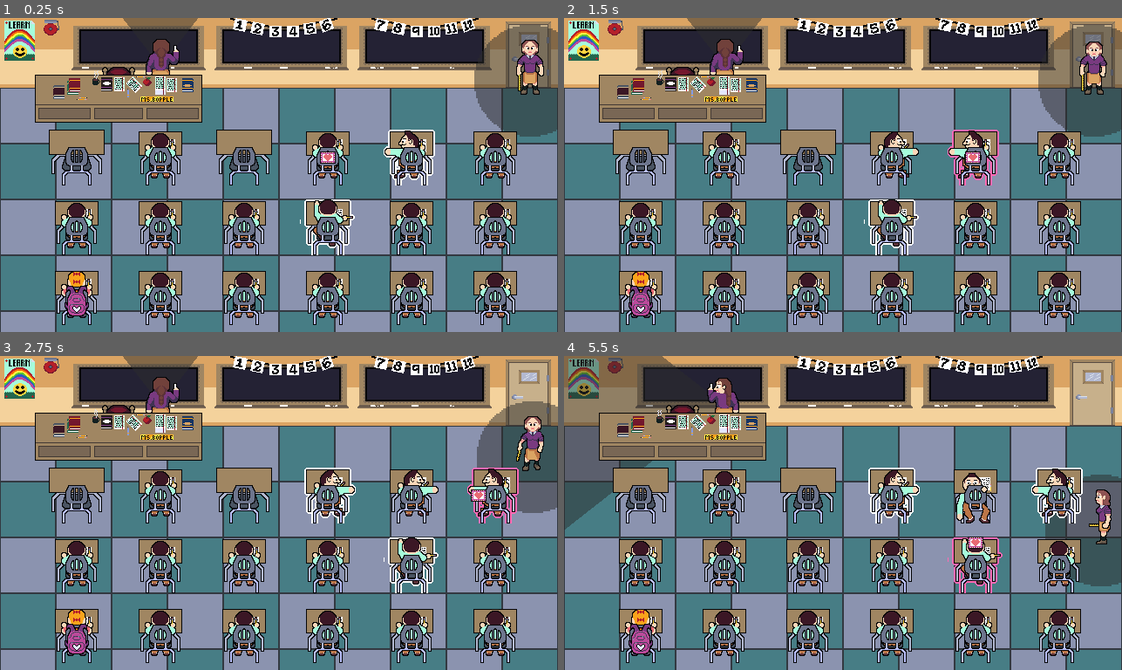
Above: before the commit, frames 1-4 (two rows, left to right).
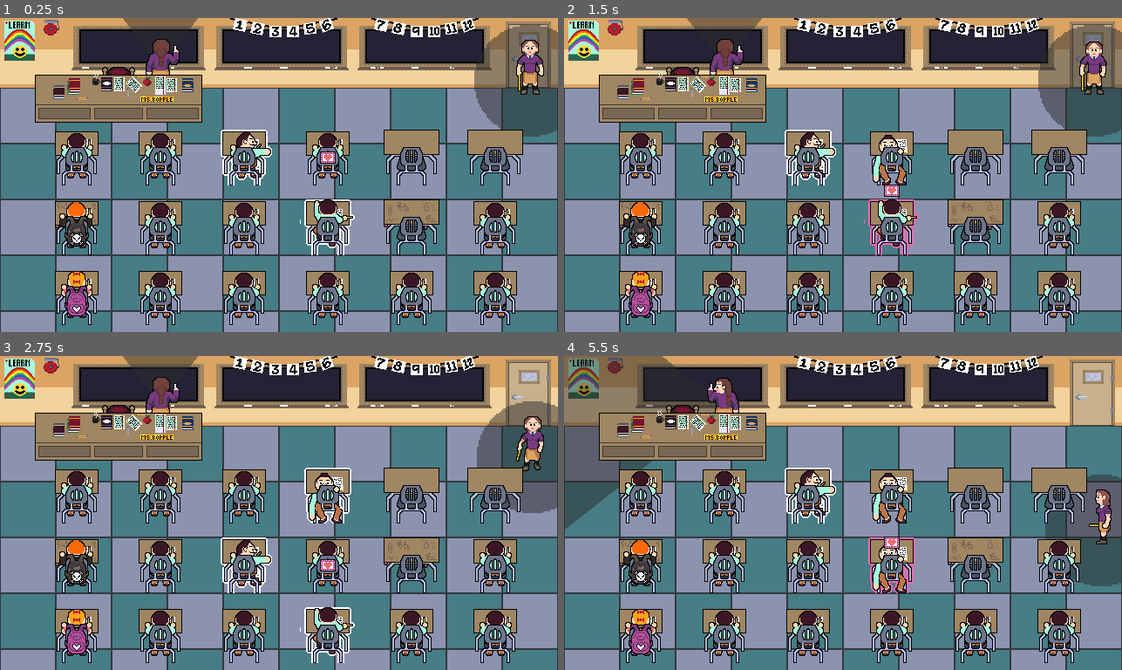
Above: after the commit, the same moments.

Repository: RacBrosGaming/Love-Note
Game: Godot game, scene res://Levels/class_room.tscn
Same seed, same stepped clock (60 frames per second), same inputs: the game is played once before the commit and once after it. The engine's default icon, where the game draws it, is replaced by a stand-in: a white triangle on a blue panel in a dark square.
Inputs (mouse positions are in pixels of both pictures, inside the frame that each line leads up to):
- Up to frame 1 (0.25 s): no input
- Up to frame 2 (1.5 s): move the mouse to (642, 228) at 0.52 s; hold Right (right) 0.53-1.28 s; hold Space (select) 0.53-1.28 s; click (642, 228) at 0.67 s; move the mouse to (725, 156) at 1.27 s; hold Down (down) from 1.28 s (still down); tap Space (select) at 1.35 s; click (725, 156) at 1.42 s
- Up to frame 3 (2.75 s): move the mouse to (161, 566) at 2.02 s; release Down (down) at 2.03 s; hold Right (right) from 2.03 s (still down); hold Space (select) from 2.03 s (still down); click (161, 566) at 2.17 s
- Up to frame 4 (5.5 s): move the mouse to (725, 635) at 2.77 s; release Right (right) at 2.78 s; release Space (select) at 2.78 s; hold Up (up) 2.78-3.53 s; tap Space (select) at 2.85, 4.35 s; click (725, 635) at 2.92 s; move the mouse to (809, 566) at 3.52 s; hold Space (select) 3.53-4.28 s; hold Left (left) 3.53-5.03 s; click (809, 566) at 3.67 s; move the mouse to (809, 635) at 4.27 s; click (809, 635) at 4.42 s; move the mouse to (893, 566) at 5.02 s; hold Down (down) from 5.03 s (still down); hold Space (select) from 5.03 s (still down); click (893, 566) at 5.17 s

The runs differ from the first frame. In frame 1, 5.0% of the frame differs, in the area x 8-94%, y 35-87%; in frame 2, 6.0%; in frame 3, 6.8%, in the area x 8-94%, y 35-98%; in frame 4, 6.8%.

Commit message:
Adding a bully

Diff:
--- a/Levels/class_room.gd
+++ b/Levels/class_room.gd
@@ -3,24 +3,27 @@
 @onready var teacher: Teacher = $Teacher
 @onready var teacher_assistant: TeacherAssistant = $TeacherAssistant
 @onready var grid_position: Marker2D = $GridPosition
+@onready var grid: Grid = $GridPosition/Grid
 @onready var reset_timer: Timer = $ResetTimer
 
 const GRID = preload("res://Scenes/grid.tscn")
 
 var grid_transform: Transform2D
 
-#@onready var grid: Node2D = $Grid
-#
-#var note_position: Vector2
-
-# Called when the node enters the scene tree for the first time.
 func _ready() -> void:
 	teacher.note_found.connect(_on_note_found)
 	teacher_assistant.note_found.connect(_on_note_found)
+	connect_bully_to_teacher_assistant()
 
-# Called every frame. 'delta' is the elapsed time since the previous frame.
-func _process(_delta: float) -> void:
-	pass
+func connect_bully_to_teacher_assistant() -> void:
+	for scene: Node2D in grid.desks.scenes.values():
+		if scene is DeskBully:
+			var desk_bully := scene as DeskBully
+			if is_instance_valid(desk_bully):
+				desk_bully.call_teacher.connect(_call_teacher)
+
+func _call_teacher(target_position: Vector2) -> void:
+	teacher_assistant.move_to_position(target_position)
 
 func _on_note_found(note: Note) -> void:
 	teacher.discover_note(note)
@@ -32,6 +35,7 @@
 		var children := grid_position.get_children()
 		for child in children:
 			child.queue_free()
-		var grid := GRID.instantiate()
+		grid = GRID.instantiate()
 		grid_position.add_child(grid)
 		teacher_assistant.grid = grid
+		connect_bully_to_teacher_assistant()
--- a/NPCs/teacher_assistant.gd
+++ b/NPCs/teacher_assistant.gd
@@ -114,15 +114,18 @@
 	if is_instance_valid(note):
 		await note.stopped_moving
 		found_note = true
-		var target_cell := grid.convert_position_to_cell(note.global_position)
-		var left_of_note := Vector2i(target_cell.x - 1, target_cell.y)
-		var right_of_note := Vector2i(target_cell.x + 1, target_cell.y)
-		var left_path := get_walk_path(left_of_note)
-		var right_path := get_walk_path(right_of_note)
-		var left_size := left_path.size()
-		var right_size := right_path.size()
-		if !left_path.is_empty() && left_size < right_size:
-			walk_path = left_path
-		else:
-			walk_path = right_path
-		moving = true
+		move_to_position(note.global_position)
+
+func move_to_position(goal_position: Vector2) -> void:
+	var target_cell := grid.convert_position_to_cell(goal_position)
+	var left_of_position := Vector2i(target_cell.x - 1, target_cell.y)
+	var right_of_position := Vector2i(target_cell.x + 1, target_cell.y)
+	var left_path := get_walk_path(left_of_position)
+	var right_path := get_walk_path(right_of_position)
+	var left_size := left_path.size()
+	var right_size := right_path.size()
+	if !left_path.is_empty() && left_size < right_size:
+		walk_path = left_path
+	else:
+		walk_path = right_path
+	moving = true
--- a/Scenes/desk.gd
+++ b/Scenes/desk.gd
@@ -11,25 +11,35 @@
 @export var kids: Array[Texture2D] = []
 @export var goal_sprite: Texture2D
 
-const KID_IDLE_FRAME := 0
-const KID_LEFT_FRAME := 2
-const KID_RIGHT_FRAME := 3
-const KID_UP_FRAME := 4
-const KID_DOWN_FRAME := 5
-const KID_FRAMES := 6
-const KID_DIRECTION := {
-	Vector2i.ZERO: KID_IDLE_FRAME,
-	Vector2i.LEFT: KID_LEFT_FRAME,
-	Vector2i.RIGHT: KID_RIGHT_FRAME,
-	Vector2i.UP: KID_UP_FRAME,
-	Vector2i.DOWN: KID_DOWN_FRAME,
+@export var  kid_idle_frame := 0
+@export var  kid_left_frame := 2
+@export var  kid_right_frame := 3
+@export var  kid_up_frame := 4
+@export var  kid_down_frame := 5
+@export var  kid_frames := 6
+
+@onready var kid_direction := {
+	Vector2i.ZERO: kid_idle_frame,
+	Vector2i.LEFT: kid_left_frame,
+	Vector2i.RIGHT: kid_right_frame,
+	Vector2i.UP: kid_up_frame,
+	Vector2i.DOWN: kid_down_frame,
 }
 
+var has_note: bool: set = set_has_note
+var note: Note: set = set_note
 var active: bool: set = set_active
 var hovered: bool: set = set_hover
 var direction: Vector2i: set = set_direction
 var pending_hover := false
 var goal: bool: set = set_goal
+
+func set_note(value: Note) -> void:
+	note = value
+	set_has_note(is_instance_valid(value))
+
+func set_has_note(value: bool) -> void:
+	has_note = value
 
 func set_active(value: bool) -> void:
 	active = value
@@ -50,12 +60,12 @@
 		play_idle()
 	else:
 		animation_player.stop()
-	sprite_2d.frame = KID_DIRECTION[direction]
+	sprite_2d.frame = kid_direction[direction]
 
 func _ready() -> void:
 	if !kids.is_empty():
 		sprite_2d.texture = kids[randi_range(0, kids.size() - 1)]
-		sprite_2d.hframes = KID_FRAMES
+		sprite_2d.hframes = kid_frames
 	input_event.connect(_on_input_event)
 	mouse_entered.connect(_on_mouse_entered)
 	mouse_exited.connect(_on_mouse_exited)
--- /dev/null
+++ b/Scenes/desk_bully.gd
@@ -0,0 +1,19 @@
+extends Desk
+class_name DeskBully
+
+signal call_teacher(target_position: Vector2)
+
+func set_has_note(value: bool) -> void:
+	has_note = value
+	if has_note:
+		animation_player.play("taunt")
+		call_teacher.emit(note.global_position)
+
+func set_direction(value: Vector2i) -> void:
+	direction = value
+	if direction == Vector2i.ZERO:
+		if !has_note:
+			play_idle()
+	else:
+		animation_player.stop()
+		sprite_2d.frame = kid_direction[direction]
--- /dev/null
+++ b/Scenes/desk_bully.tscn
@@ -0,0 +1,90 @@
+[gd_scene load_steps=10 format=3 uid="uid://dstfh7u2o7dj"]
+
+[ext_resource type="PackedScene" uid="uid://dnhrpo8g4oeh1" path="res://Scenes/desk.tscn" id="1_1y0ee"]
+[ext_resource type="Shader" path="res://Scenes/desk.gdshader" id="2_6ptw8"]
+[ext_resource type="Script" path="res://Scenes/desk_bully.gd" id="2_ahy8o"]
+[ext_resource type="Texture2D" uid="uid://dvxy7cxv2ouu1" path="res://Assets/Desk/spritesheet_bully_1.png" id="3_a4mkw"]
+
+[sub_resource type="ShaderMaterial" id="ShaderMaterial_34p3m"]
+resource_local_to_scene = true
+shader = ExtResource("2_6ptw8")
+shader_parameter/enabled = false
+shader_parameter/color = Color(1, 1, 1, 1)
+shader_parameter/width = 2.0
+shader_parameter/pattern = 0
+shader_parameter/inside = false
+shader_parameter/add_margins = false
+shader_parameter/number_of_images = Vector2(1, 1)
+
+[sub_resource type="Animation" id="Animation_wf4wy"]
+length = 0.001
+tracks/0/type = "value"
+tracks/0/imported = false
+tracks/0/enabled = true
+tracks/0/path = NodePath("Sprite2D:frame")
+tracks/0/interp = 1
+tracks/0/loop_wrap = true
+tracks/0/keys = {
+"times": PackedFloat32Array(0),
+"transitions": PackedFloat32Array(1),
+"update": 1,
+"values": [0]
+}
+
+[sub_resource type="Animation" id="Animation_yis32"]
+resource_name = "idle"
+length = 0.66
+loop_mode = 1
+step = 0.3
+tracks/0/type = "value"
+tracks/0/imported = false
+tracks/0/enabled = true
+tracks/0/path = NodePath("Sprite2D:frame")
+tracks/0/interp = 1
+tracks/0/loop_wrap = true
+tracks/0/keys = {
+"times": PackedFloat32Array(0, 0.3),
+"transitions": PackedFloat32Array(1, 1),
+"update": 1,
+"values": [0, 1]
+}
+
+[sub_resource type="Animation" id="Animation_ejl6i"]
+resource_name = "taunt"
+length = 0.8
+loop_mode = 1
+tracks/0/type = "value"
+tracks/0/imported = false
+tracks/0/enabled = true
+tracks/0/path = NodePath("Sprite2D:frame")
+tracks/0/interp = 1
+tracks/0/loop_wrap = true
+tracks/0/keys = {
+"times": PackedFloat32Array(0, 0.4),
+"transitions": PackedFloat32Array(1, 1),
+"update": 1,
+"values": [6, 7]
+}
+
+[sub_resource type="AnimationLibrary" id="AnimationLibrary_dbgo1"]
+_data = {
+"RESET": SubResource("Animation_wf4wy"),
+"idle": SubResource("Animation_yis32"),
+"taunt": SubResource("Animation_ejl6i")
+}
+
+[node name="DeskBully" instance=ExtResource("1_1y0ee")]
+script = ExtResource("2_ahy8o")
+kids = Array[Texture2D]([ExtResource("3_a4mkw")])
+goal_sprite = null
+kid_frames = 8
+
+[node name="Sprite2D" parent="." index="0"]
+material = SubResource("ShaderMaterial_34p3m")
+texture = ExtResource("3_a4mkw")
+hframes = 8
+
+[node name="AnimationPlayer" parent="." index="2"]
+libraries = {
+"": SubResource("AnimationLibrary_dbgo1")
+}
--- a/Scenes/grid.gd
+++ b/Scenes/grid.gd
@@ -9,7 +9,14 @@
 
 const NOTE_SCENE = preload("res://Scenes/note.tscn")
 const DESK_SCENE = preload("res://Scenes/desk.tscn")
+const DESK_BULLY_SCENE = preload("res://Scenes/desk_bully.tscn")
 const EMPTY_DESK_SCENE = preload("res://Scenes/empty_desk.tscn")
+
+@onready var desk_scenes := [
+	DESK_SCENE,
+	DESK_BULLY_SCENE,
+	EMPTY_DESK_SCENE
+]
 
 @onready var desks: TileMapLayerScene = $Desks
 @onready var a_star_debug: TileMapLayer = $AStarDebug
@@ -20,6 +27,8 @@
 var note: Note
 var start_position: Vector2i
 var end_position: Vector2i
+var bully_count := 0
+var total_bullies_allowed := 1
 
 func _ready() -> void:
 	setup_grids()
@@ -146,14 +155,15 @@
 func add_desk_to_grid(desk_scene: PackedScene, desk_position: Vector2i) -> void:
 	var desk := desk_scene.instantiate() as Node2D
 	desks.set_cell_scene(desk_position, desk)
-	a_star_grid.set_point_solid(desk_position, desk_scene != DESK_SCENE)
+	a_star_grid.set_point_solid(desk_position, desk_scene == EMPTY_DESK_SCENE)
 	npc_a_star_grid.set_point_solid(desk_position * 2, true)
 
 func get_random_desk() -> PackedScene:
-	var rand: int = randi_range(0, 2)
+	var i: int = randi_range(0, desk_scenes.size() - 1)
 	var desk: PackedScene
-	if rand > 0:
-		desk = DESK_SCENE
-	else:
-		desk = EMPTY_DESK_SCENE
+	desk = desk_scenes[i]
+	if desk == DESK_BULLY_SCENE:
+		bully_count += 1
+	if bully_count >= total_bullies_allowed:
+		desk_scenes.erase(DESK_BULLY_SCENE)
 	return desk
--- a/Scenes/note.gd
+++ b/Scenes/note.gd
@@ -79,9 +79,11 @@
 		var sprite_tween := create_tween()
 		sprite_tween.tween_property(sprite_2d, "position", Vector2.ZERO, 1)
 		moving = true
+		current_desk.note = null
 		current_desk = hovered_desk
 		await tween.finished
 		reset_nearby_desks()
+		current_desk.note = self
 		moving = false
 
 func check_neaby_desks() -> void:
Binary file added: Assets/Desk/spritesheet_bully_1.png
Not shown, added: Assets/Desk/spritesheet_bully_1.png.import
